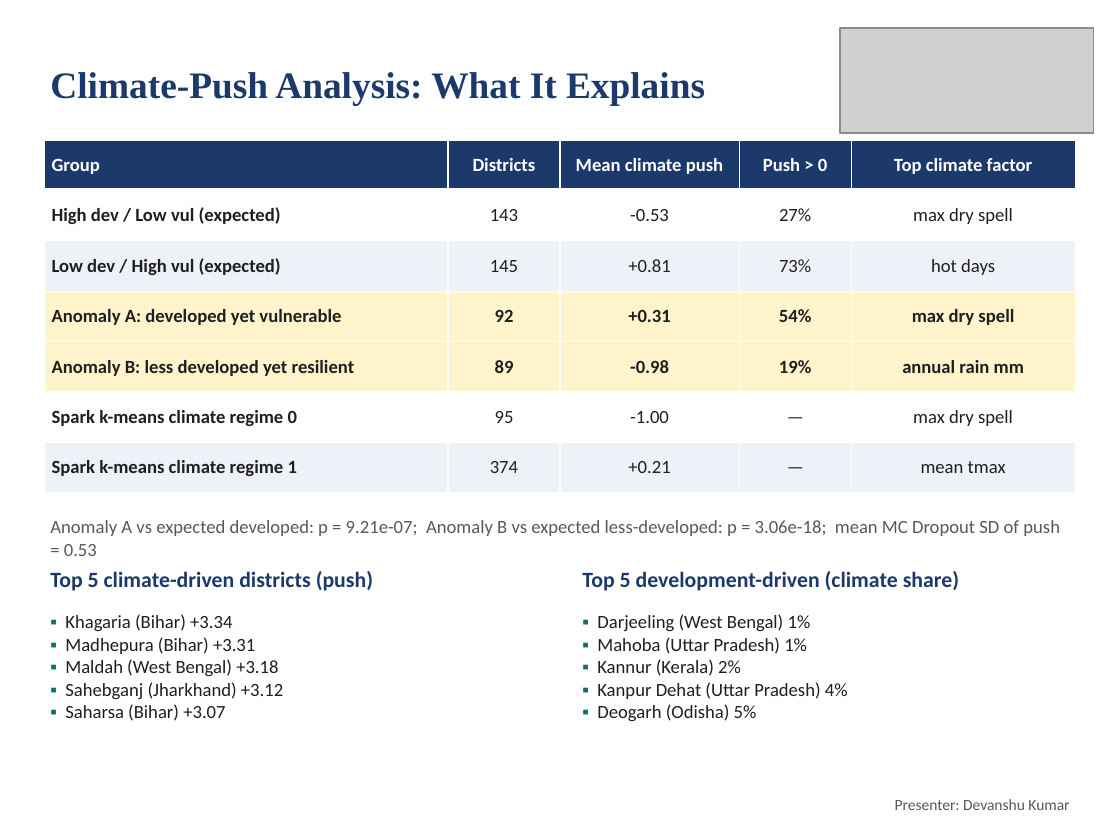
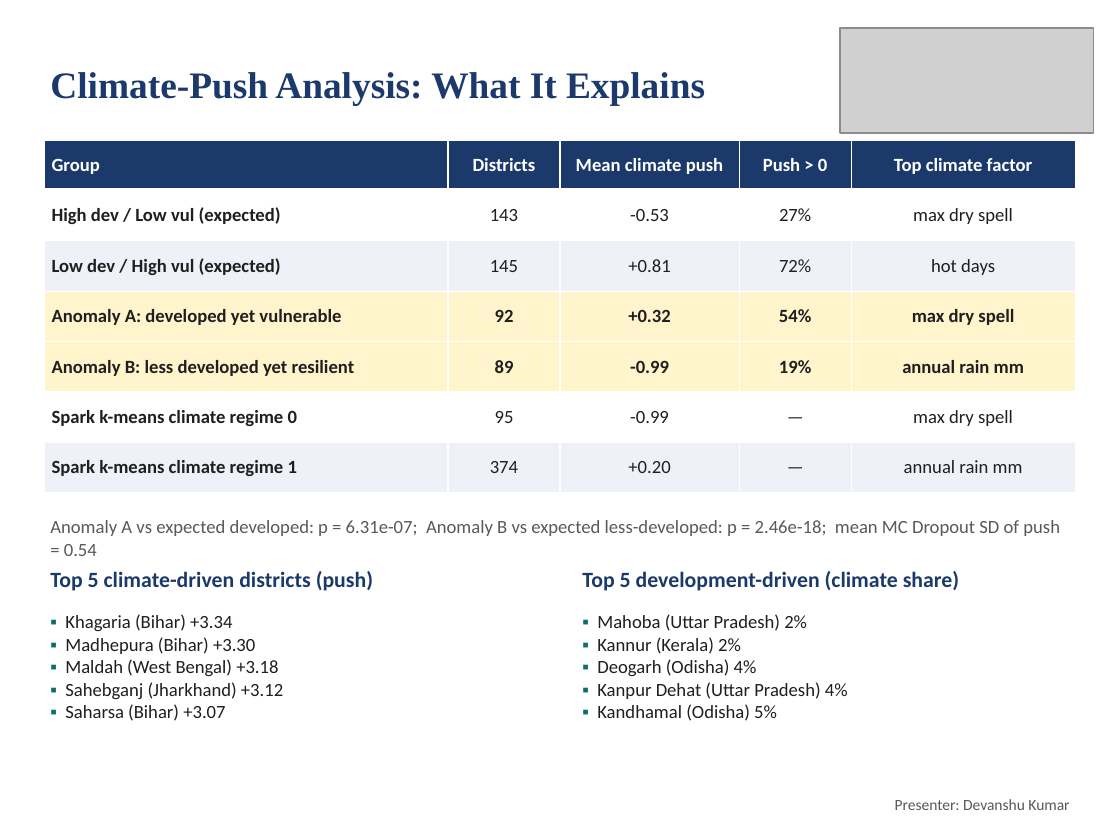
Before and after one commit to deepankarkumar1310/hadoop-ml-algorithm-, a slide deck: slide 18 of docs/Review2_Deck.pptx. Drawn at 1120x840 pixels with LibreOffice and Linux fonts; fonts in the diff are those of the drawing; grey boxes stand for pictures. Boxes give left, top, right and bottom in pixels: in the first picture for what was removed or moved away, otherwise in the second. Text is boxed around its words. In the diff, an @@ line names an element or a change of style, - is before the commit and + after.

```diff
--- a/docs/Review2_Deck.pptx
+++ b/docs/Review2_Deck.pptx
@@ table at (45,140,1075,493) @@
-row 3, column 4: 73%
+row 3, column 4: 72%
-row 4, column 3: +0.31
+row 4, column 3: +0.32
-row 5, column 3: -0.98
+row 5, column 3: -0.99
-row 6, column 3: -1.00
+row 6, column 3: -0.99
-row 7, column 3: +0.21
+row 7, column 3: +0.20
-row 7, column 5: mean tmax
+row 7, column 5: annual rain mm
@@ text at (50,520,1060,556): text changed @@
-Anomaly A vs expected developed: p = 9.21e-07; Anomaly B vs expected less-developed: p = 3.06e-18; mean MC Dropout SD of push = 0.53
+Anomaly A vs expected developed: p = 6.31e-07; Anomaly B vs expected less-developed: p = 2.46e-18; mean MC Dropout SD of push = 0.54
@@ text at (597,614,807,631): text changed @@
-▪ Darjeeling (West Bengal) 1%
-▪ Mahoba (Uttar Pradesh) 1%
+▪ Mahoba (Uttar Pradesh) 2%
@@ text at (65,637,255,654): text changed @@
-▪ Madhepura (Bihar) +3.31
+▪ Madhepura (Bihar) +3.30
@@ text at (597,659,757,676): paragraph added @@
+▪ Deogarh (Odisha) 4%
@@ text at (597,704,777,721): text changed @@
-▪ Deogarh (Odisha) 5%
+▪ Kandhamal (Odisha) 5%
```
Also in this commit, not shown: 13 other slides changed, 47 other files.
